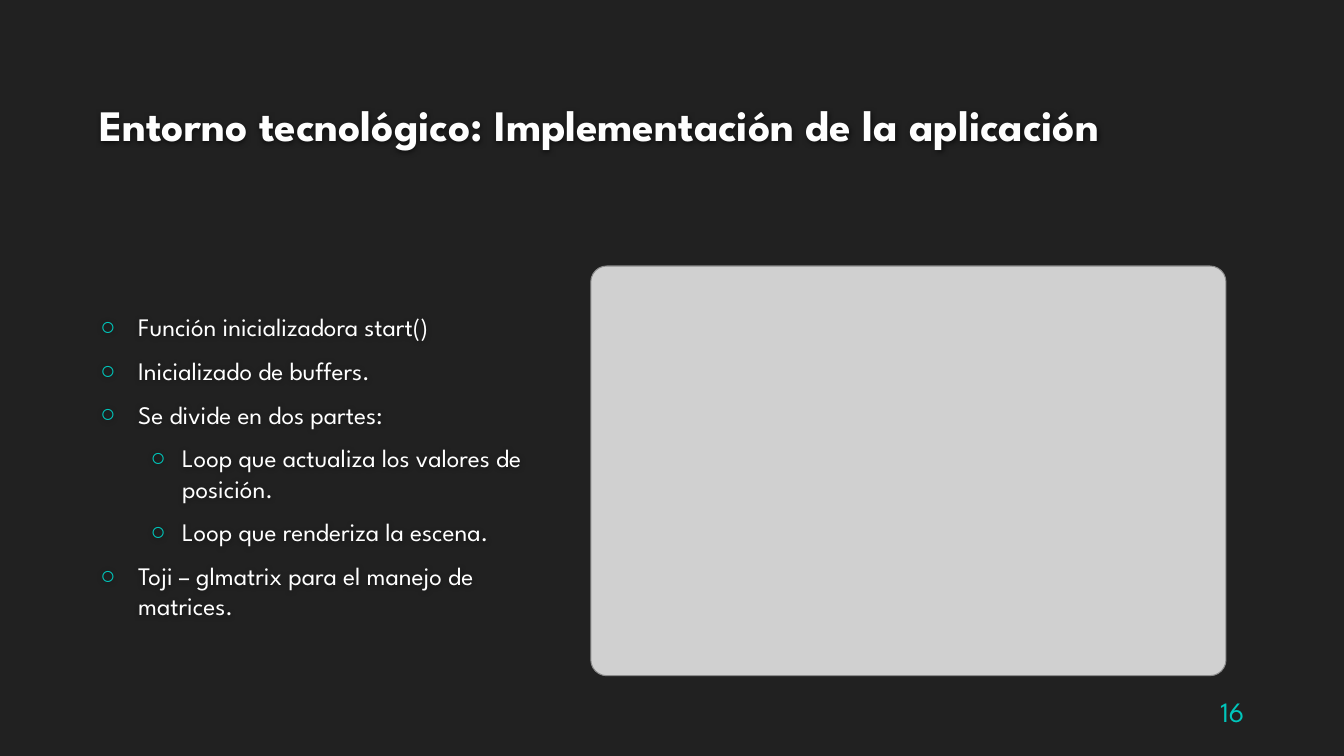
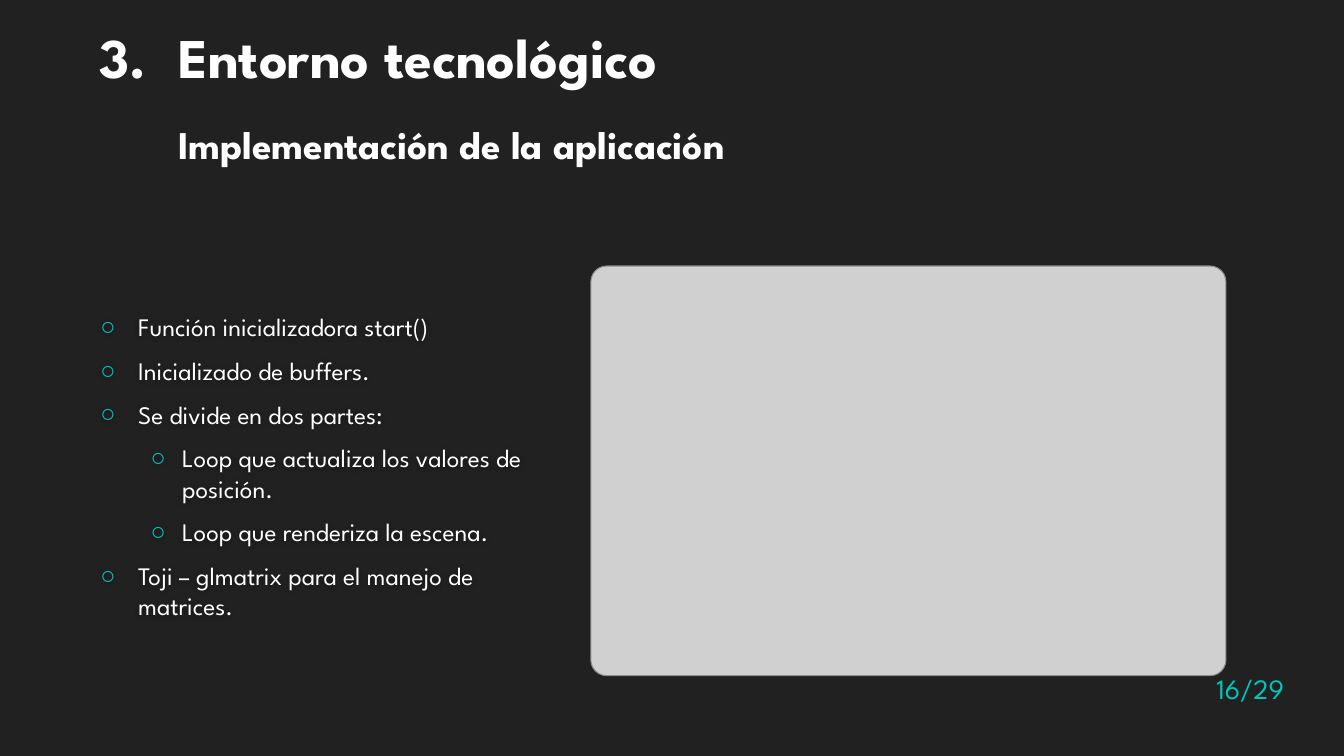
Before and after one commit to Zigic23/TFG-RobotSiguelineas, a slide deck: slide 16 of Presentación/Presentacion TFG.pptx. Drawn at 1344x756 pixels with LibreOffice and Linux fonts; fonts in the diff are those of the drawing; grey boxes stand for pictures; background and template pictures are left out. Boxes give left, top, right and bottom in pixels: in the first picture for what was removed or moved away, otherwise in the second. Text is boxed around its words. In the diff, an @@ line names an element or a change of style, - is before the commit and + after.

```diff
--- a/Presentación/Presentacion TFG.pptx
+++ b/Presentación/Presentacion TFG.pptx
@@ text "3. Entorno tecnológico" at [100,39,724,167]: vertical alignment bottom to top @@
@@ text at [100,39,724,167]: text changed; size 31 to 28 pt; text colour #FEFEFE to #FFFFFF @@
-Entorno tecnológico: Implementación de la aplicación
+3. Entorno tecnológico
+Implementación de la aplicación
@@ page number at [1216,671,1284,702]: text changed @@
-16
+16/29
```
Also in this commit, not shown: 27 other slides changed, 1 slide added, 1 slide removed, 4 other files.
